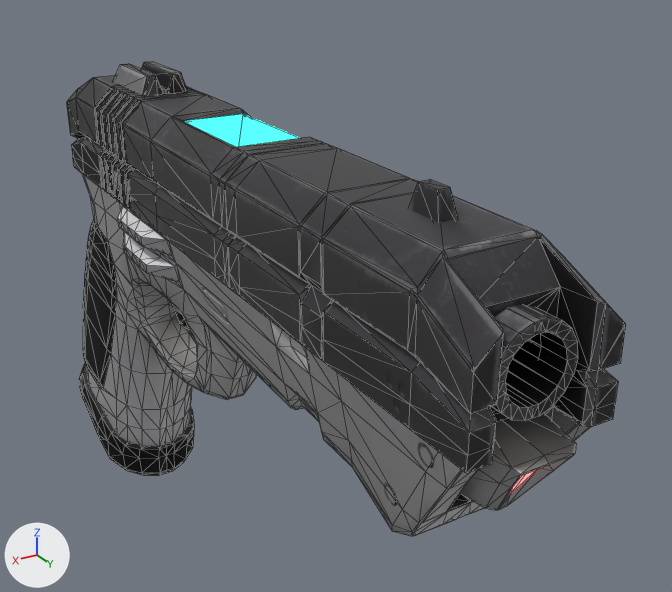
The Blender file Assets/Models/gun/gun.blend: old version first, new version second.
Both versions are drawn from a 50 mm camera at (0.097, 0.24, 0.119) aimed at (-0.028, 0.03, 0.014). The axes (+X, +Y, +Z) are drawn at lower left. The lights are the same throughout. The first picture is the older version. Mesh edges are drawn as thin lines.

The first picture shows 'Body'.
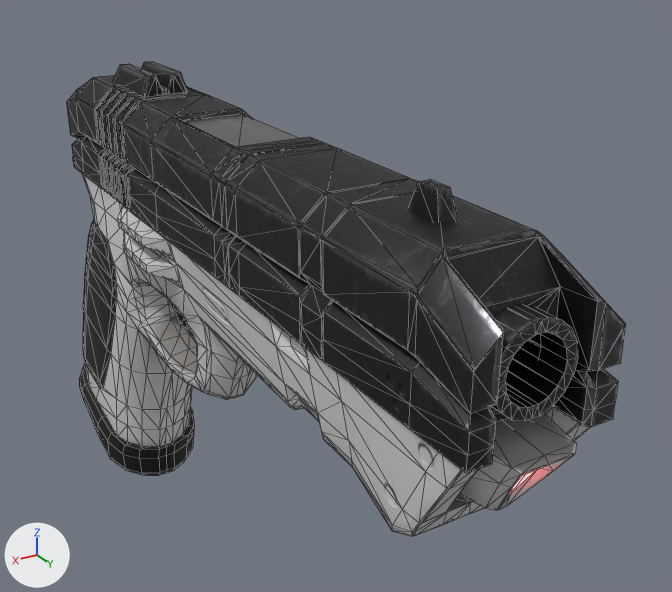
The newer file is also turned or shifted as a whole; pictures and numbers use the older file's frame.

The change in detail:
Picture 'Normal.jpg' (img_normal_jpg) is now built by load_image('Normal.jpg.001', 'Normal.jpg', 2048, 2048, 'Non-Color') instead of load_image('Normal.jpg', 'Normal.jpg', 2048, 2048, 'sRGB').
Picture 'Mettalic_.jpg' (img_mettalic__jpg) is new.
Picture 'Material__3_Roughness.png' (img_material__3_roughness_png) is new.
Material 'Material #3' (mat_material__3) is new.
Uses the picture img_base_color_jpg.
Uses the picture img_emissive_jpg.
Uses the picture img_material__3_roughness_png.
Uses the picture img_mettalic__jpg.
Uses the picture img_normal_jpg.
me_body is used by ob_body; location (0.0, 0.0, 0.0); rotation (1.571, 0.0, 0.0), in degrees (90, 0, 0).
me_body had 1948 vertices, 3678 faces and spanned x -0.019..0.019, y -0.081..0.071, z -0.146..0.102.
me_body now has 1948 vertices, 3552 faces and spans x -0.019..0.019, y -0.081..0.071, z -0.146..0.102.
Part 1, on me_body:
252 faces are deleted.
126 new faces join them.
me_body part 2: 6 kept faces spanning x -0.014..0.009, y 0.049..0.065, z -0.048..-0.012 get new texture (UV) coordinates.
me_body part 3: 3426 faces spanning x -0.019..0.019, y -0.068..0.071, z -0.146..0.097 switch from mat_gun to mat_material__3.

Changed parts and their boxes (x1, y1, x2, y2) in the pictures (672 x 592 px):
'Body', surface changed, reshaped
    both: (67, 61, 626, 536)
part 1 of me_body, reshaped
    both: (79, 363, 194, 475)
part 2 of me_body, surface changed (cyan to grey)
    both: (184, 114, 299, 147)
part 3 of me_body, recoloured
    both: (72, 61, 626, 536)
